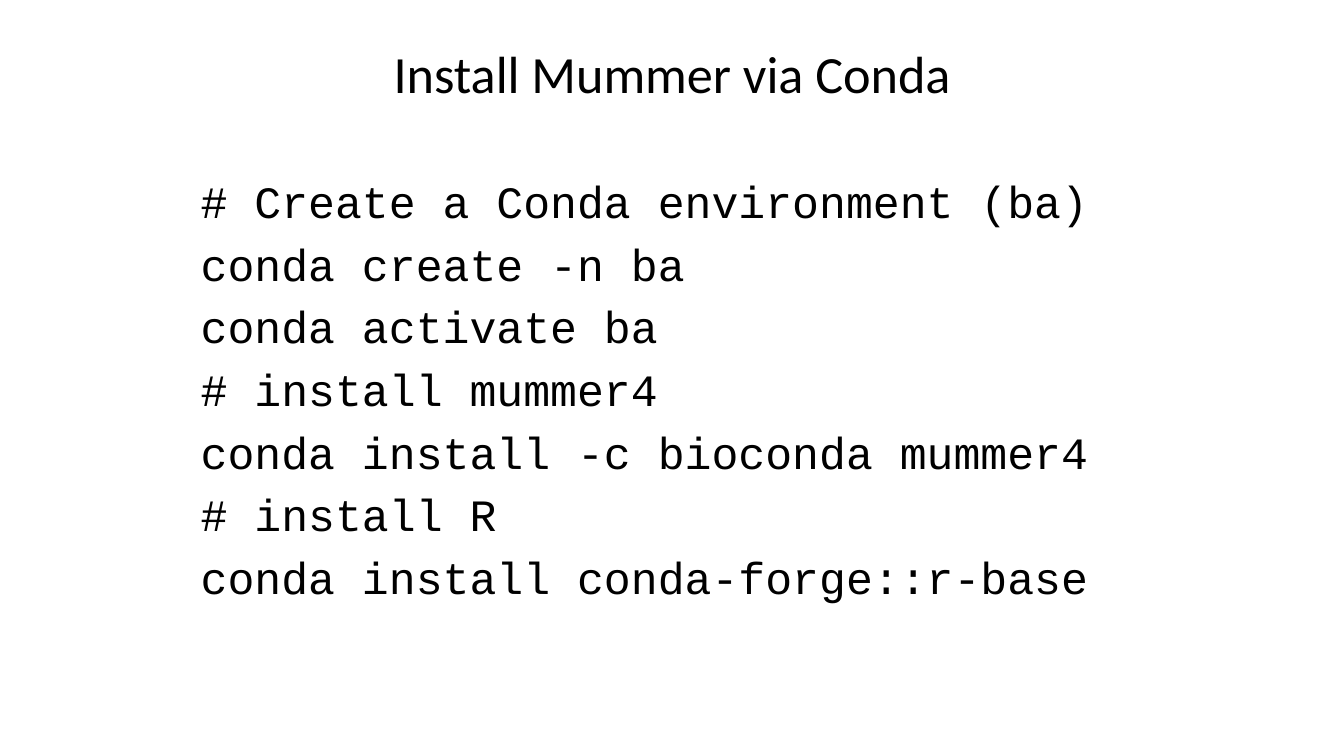
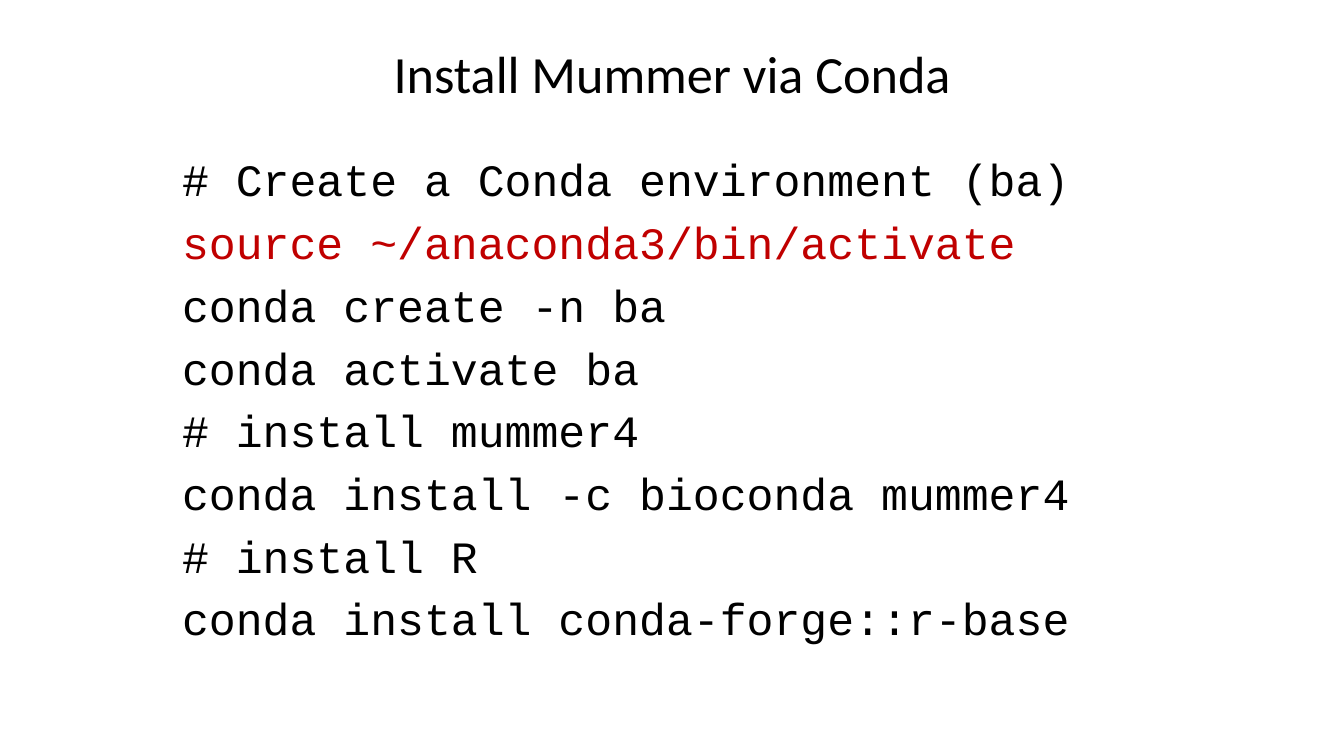
Before and after one commit to liu3zhenlab/teaching, a slide deck: slide 5 of PLPTH813Bioinformatis/2025/2_lab/lab03_alignment.pptx. Drawn at 1344x756 pixels with LibreOffice and Linux fonts; fonts in the diff are those of the drawing. Boxes give left, top, right and bottom in pixels: in the first picture for what was removed or moved away, otherwise in the second. Text is boxed around its words. In the diff, an @@ line names an element or a change of style, - is before the commit and + after.

```diff
--- a/PLPTH813Bioinformatis/2025/2_lab/lab03_alignment.pptx
+++ b/PLPTH813Bioinformatis/2025/2_lab/lab03_alignment.pptx
@@ text "# Create a Conda environment ...": place and size @@
-text "# Create a Conda environment ..." at [201, 186, 1088, 604]
+text "# Create a Conda environment ..." at [182, 165, 1070, 645]
@@ text at [182, 227, 1015, 260]: paragraph added @@
+source ~/anaconda3/bin/activate
```
Also in this commit, not shown: 1 other slide changed, 5 other files.
